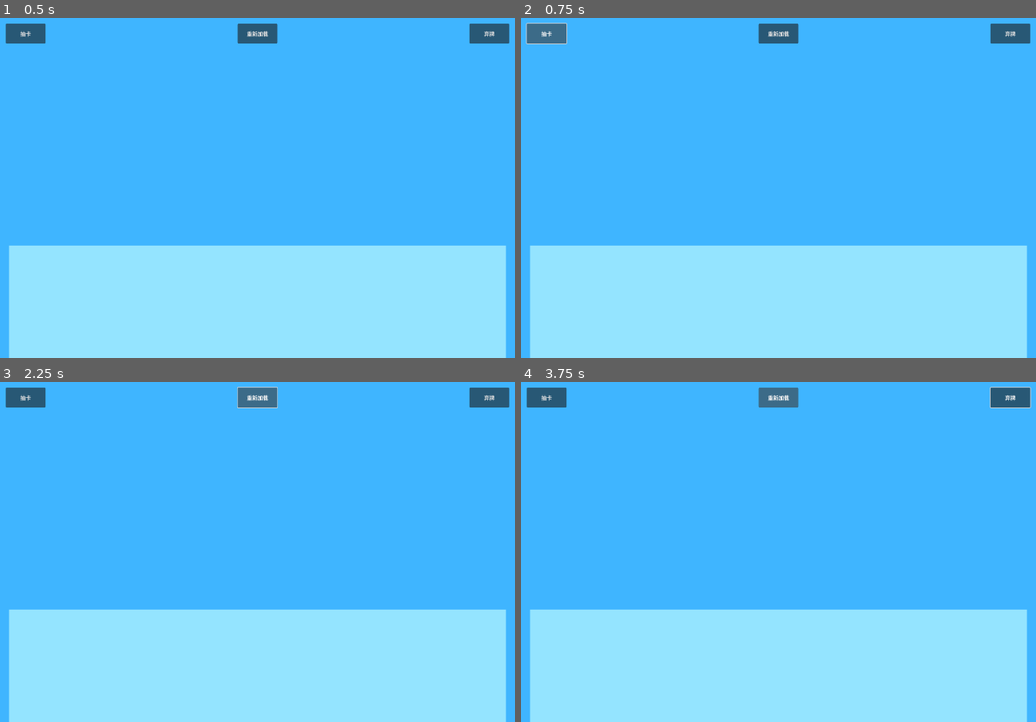
Above: before the commit, frames 1-4 (two rows, left to right).
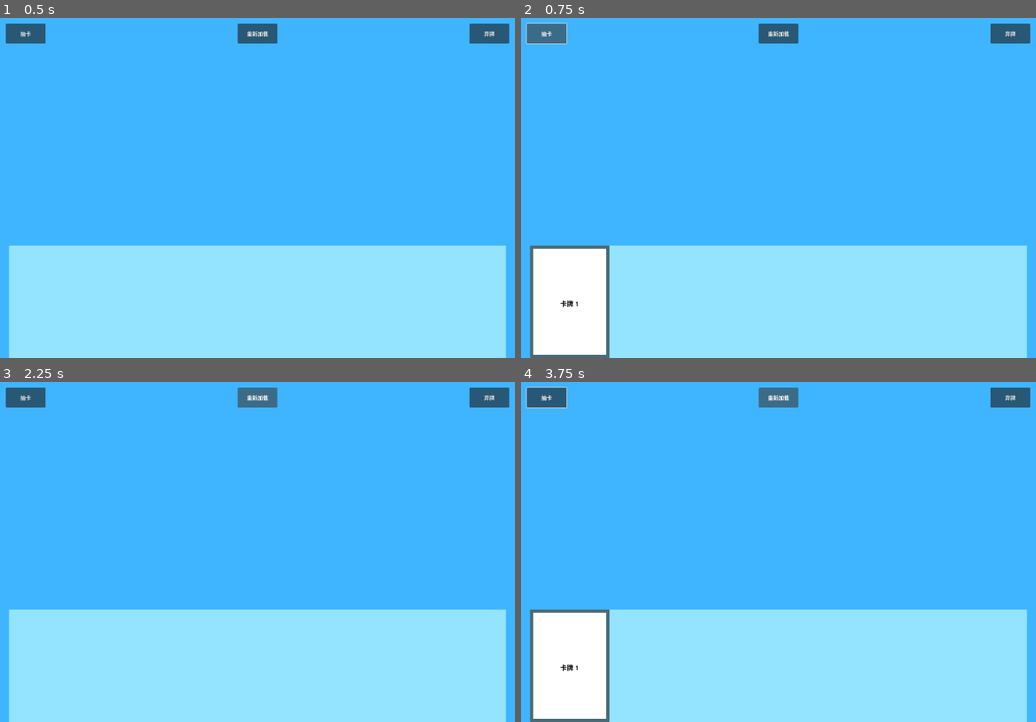
Above: after the commit, the same moments.

Repository: XiaobaibaiL/GameTest_1
Game: Godot game, scene res://CardGame/CardGame.tscn
The game is run twice, just before and just after one commit, with the same random seed, the same clock (stepped at 60 frames per second) and the same inputs. This scene is started directly instead of the project's main scene.
Inputs:
- Up to frame 1 (0.5 s): no input
- Up to frame 2 (0.75 s): click "抽卡" at 0.5 s
- Up to frame 3 (2.25 s): click "弃牌" at 1.25 s; click "重新加载" at 2 s
- Up to frame 4 (3.75 s): tap Enter at 2.75 s; hold Right (ui_right) 2.78-3.53 s; tap Space at 3.5 s; hold Down (ui_down) from 3.53 s (still down)

Frame 1 is identical in both runs. In frame 2, 5.2% of the frame differs, in the area x 1-18%, y 66-100%; in frame 3, less than 0.1%; in frame 4, 5.3%, in the area x 0-100%, y 1-100%.
Error before the commit: Parse Error: Name "draw" called as a function but is a "Signal". (res://CardGame/card_game.gd:6)

Commit message:
添加卡牌，删除卡牌，重启场景功能完成

Diff:
--- a/CardGame/CardGame.tscn
+++ b/CardGame/CardGame.tscn
@@ -23,10 +23,6 @@
 pivot_offset = Vector2(750, 340)
 color = Color(0.5803922, 0.89411765, 1, 1)
 script = ExtResource("1_q1upd")
-max_rotation_degress = null
-x_sep = null
-y_min = null
-y_max = null
 
 [node name="Draw_a_card" type="Button" parent="."]
 layout_mode = 0
@@ -51,3 +47,7 @@
 offset_right = 1020.0
 offset_bottom = 130.0
 text = "重新加载"
+
+[connection signal="button_down" from="Draw_a_card" to="." method="_on_drew_a_card_button_pressed"]
+[connection signal="button_down" from="Discard" to="." method="_on_discard_card_button_pressed"]
+[connection signal="button_down" from="Restart" to="." method="_on_restart_button_pressed"]
--- a/CardGame/card_game.gd
+++ b/CardGame/card_game.gd
@@ -3,7 +3,7 @@
 @onready var hand: Hand = $Hand
 
 func _on_drew_a_card_button_pressed():
-	hand.draw()
+	hand.darw()
 
 func _on_restart_button_pressed():
 	get_tree().reload_current_scene()
--- a/CardGame/hand.gd
+++ b/CardGame/hand.gd
@@ -19,7 +19,16 @@
 	var new_card = CARD.instantiate()
 	new_card.text = "卡牌 %s" %(get_child_count() + 1)
 	add_child(new_card)
-	_updata_cards()
+	_update_cards()
 
 func discard():
-	pass
+	if get_child_count() < 1:
+		return
+
+	var child := get_child(-1)
+	child.reparent(get_tree().root)
+	child.queue_free()
+	_update_cards()
+
+func _update_cards():
+	print("更新卡牌")
